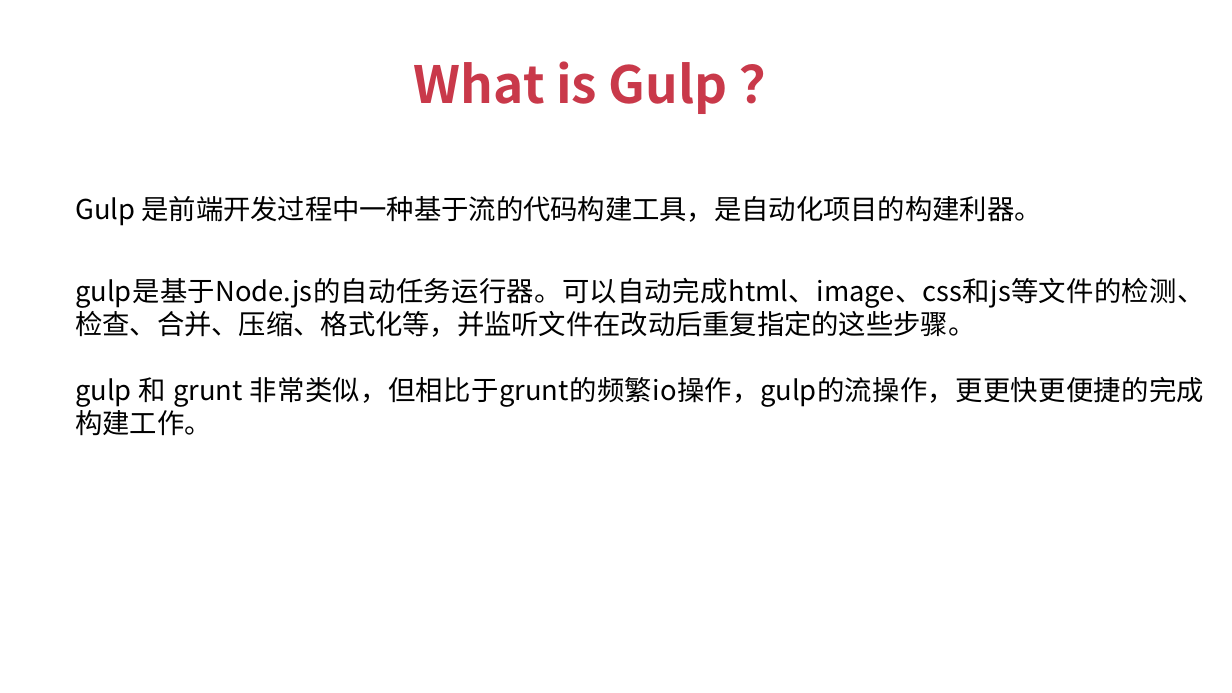
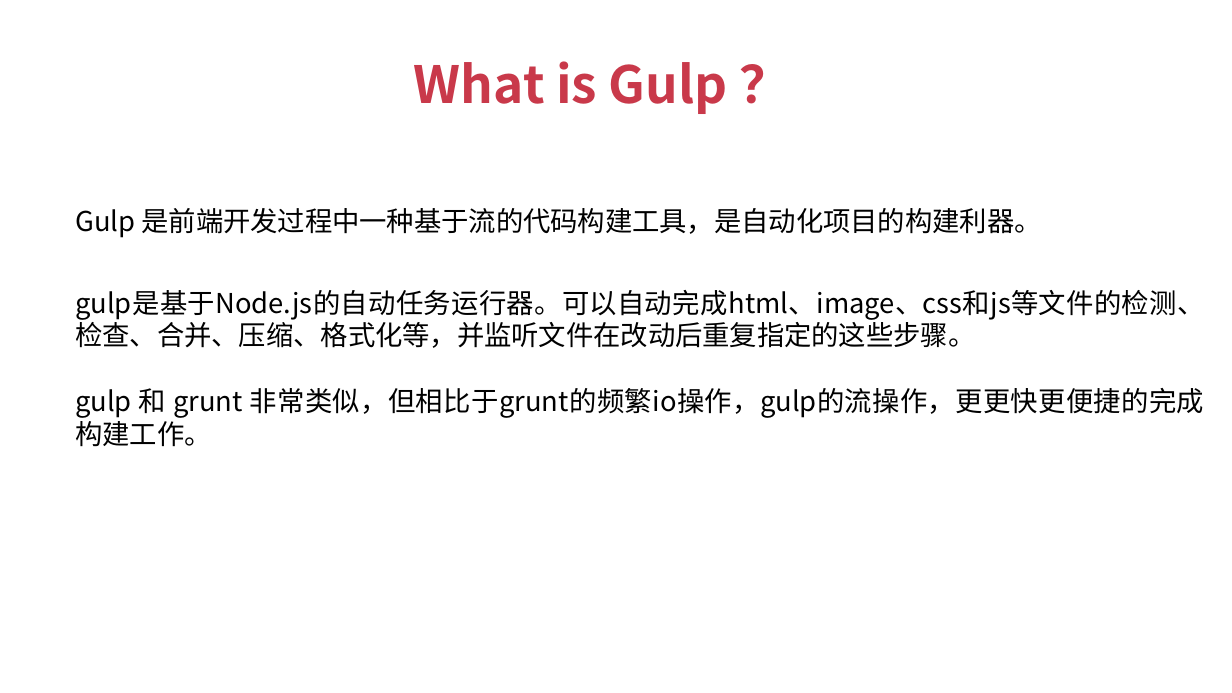
Before and after one commit to JSFFZL/Courseware-PPT, a slide deck: slide 6 of gulp.pptx (slide 7 before the commit). Drawn at 1232x693 pixels with LibreOffice and Linux fonts; fonts in the diff are those of the drawing; background and template pictures are left out. Boxes give left, top, right and bottom in pixels: in the first picture for what was removed or moved away, otherwise in the second. Text is boxed around its words. In the diff, an @@ line names an element or a change of style, - is before the commit and + after.

```diff
--- a/gulp.pptx
+++ b/gulp.pptx
@@ text "Gulp 是前端开发过程中一种基于流的代码构建工具，是自动化项目的构建利器。": place and size @@
-text "Gulp 是前端开发过程中一种基于流的代码构建工具，是自动化项目的构建利器。" at box(75, 196, 1204, 436)
+text "Gulp 是前端开发过程中一种基于流的代码构建工具，是自动化项目的构建利器。" at box(75, 208, 1204, 447)
```
Also in this commit, not shown: 4 other slides changed, 1 slide added, 2 slides removed, 3 other files.
